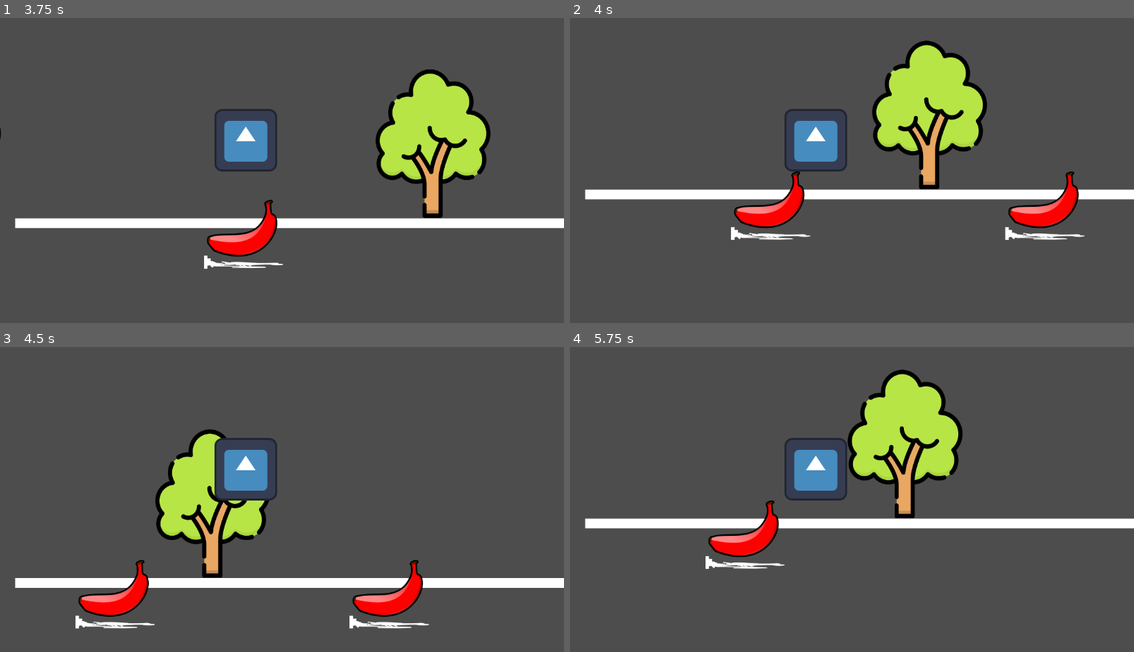
Above: before the commit, frames 1-4 (two rows, left to right).
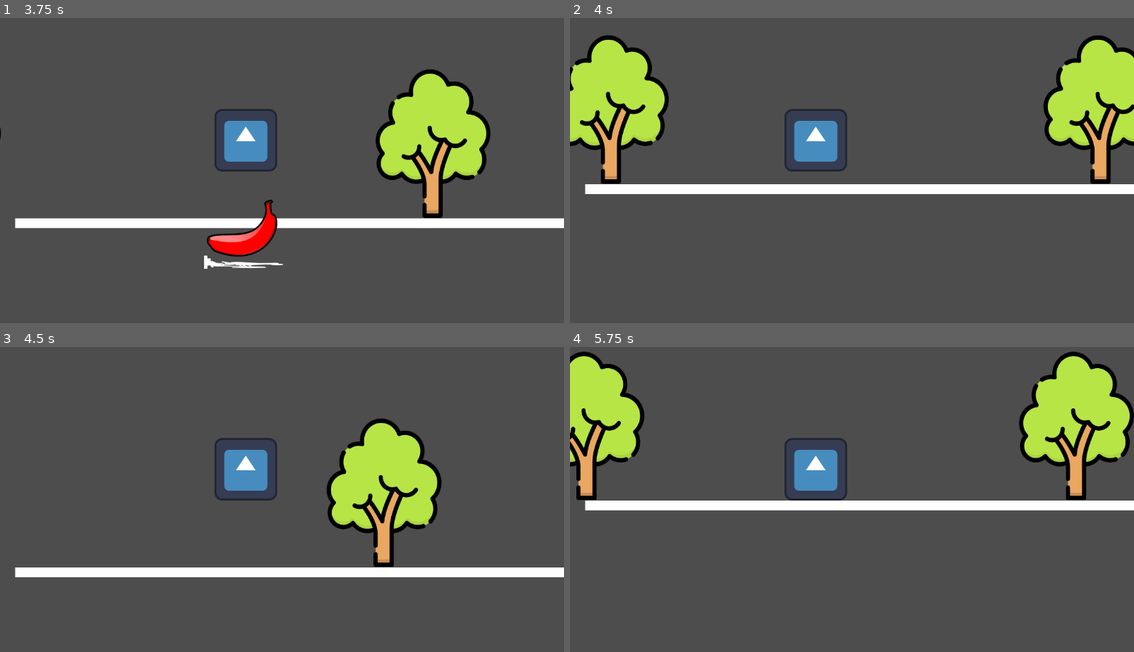
Above: after the commit, the same moments.

Repository: einhadner85/godot_test
Game: Godot game, scene res://main.tscn
The game is run twice, just before and just after one commit, with the same random seed, the same clock (stepped at 60 frames per second) and the same inputs. The project has no main scene, so this scene is started directly. The engine's default icon, where the game draws it, is replaced by a stand-in: a white triangle on a blue panel in a dark square.
Inputs:
- Up to frame 1 (3.75 s): tap Enter (ui_accept) at 0.5, 0.6, 0.77, 1.07, 1.35, 1.52, 1.82, 2.1, 2.85, 3.02, 3.32, 3.6 s
- Up to frame 2 (4 s): tap Enter (ui_accept) at 3.77 s
- Up to frame 3 (4.5 s): tap Enter (ui_accept) at 4.07, 4.35 s
- Up to frame 4 (5.75 s): tap Enter (ui_accept) at 4.52, 4.82, 5.1 s

Frame 1 is identical in both runs. In frame 2, 23% of the frame differs, in the area x 0-100%, y 5-73%; in frame 3, 19%; in frame 4, 24%, in the area x 0-100%, y 1-73%.

Commit message:
충돌 재시작

Diff:
--- a/obstacle.gd
+++ b/obstacle.gd
@@ -3,6 +3,10 @@
 # ⚠️ 중요: 네가 배경 스크립트(scrolling_background.gd)에 설정했던
 # scroll_speed 값과 똑같은 숫자로 맞춰줘! (예: 10.0 또는 300.0)
 var speed = 350.0
+
+func _ready():
+	# 게임에 생성되자마자 스스로 'obstacle' 이라는 이름표(그룹)를 달게 됩니다.
+	add_to_group("obstacle")
 
 func _physics_process(delta):
 	# 매 프레임마다 왼쪽(-x)으로 이동시킵니다.
--- a/player.gd
+++ b/player.gd
@@ -37,9 +37,9 @@
 		if jump_count == 1:
 			elapsed_time = 0.0 # 시간 초기화
 			is_measuring_time = true # 타이머 작동 시작!
-			print("🚀 [디버그] 점프 시작! 타이머 가동.")
+			print("[debug_1000] 점프 시작! 타이머 가동.")
 		else:
-			print("🚀 [디버그] 공중에서 2단 점프 추가!")
+			print("[debug_1001] 공중에서 2단 점프 추가!")
 
 	# 4. 좌우 이동은 없음
 	velocity.x = 0;
@@ -52,3 +52,15 @@
 	if is_measuring_time and is_on_floor():
 		print("[debug_0001] 착지 완료! 공중에 머문 시간: %.2f초" % [elapsed_time])
 		is_measuring_time = false # 착지했으니 타이머를 꺼줘.
+
+	# 이번 프레임에 부딪힌 모든 물체를 하나씩 확인합니다.
+	for i in get_slide_collision_count():
+		var collision = get_slide_collision(i)
+		var collider = collision.get_collider()
+
+		# 만약 부딪힌 물체의 이름표(그룹)가 "obstacle" 이라면?
+		if collider.is_in_group("obstacle"):
+			print("[debug_0002] 장애물에 부딪혔습니다! 게임 오버!")
+
+			# 현재 씬을 완전히 처음부터 다시 불러옵니다 (즉각 재시작)
+			get_tree().reload_current_scene()
